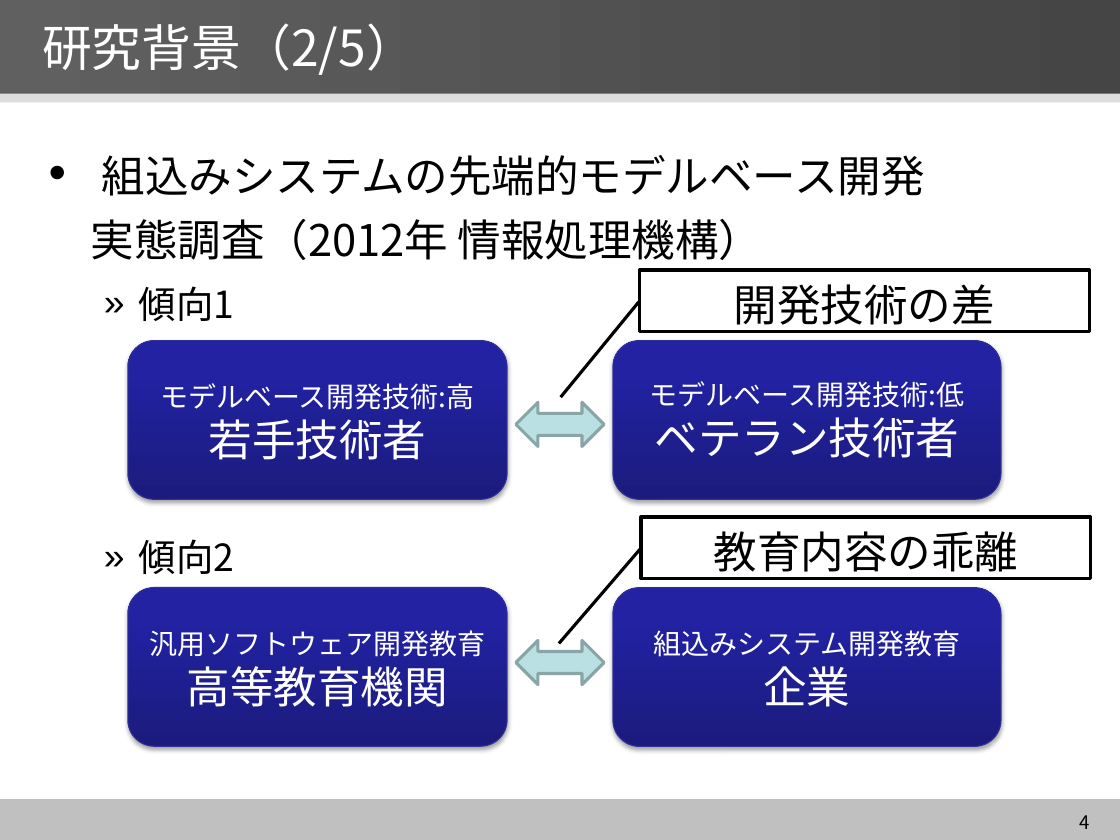
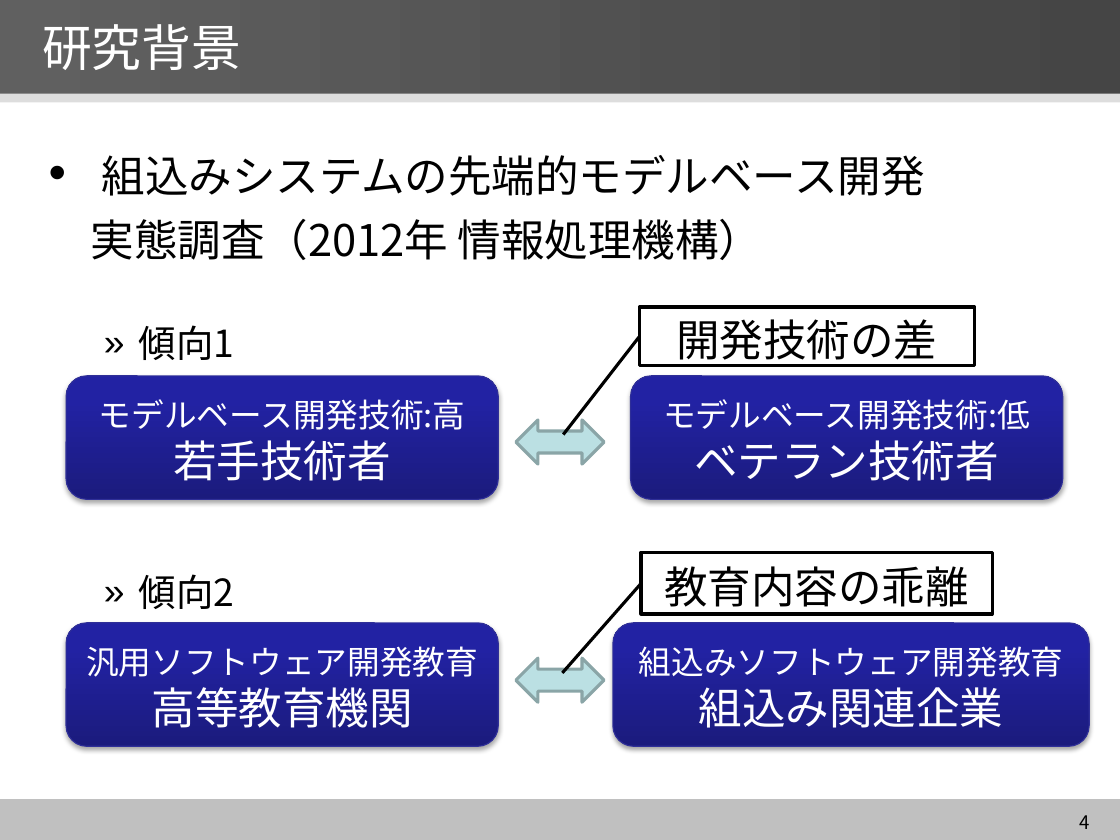
Before and after one commit to YutaNiimura/leJOS-OSEK, a slide deck: slide 4 of 中間発表関連/5I25新村祐太 中間発表スライドver2.0.pptx. Drawn at 1120x840 pixels with LibreOffice and Linux fonts; fonts in the diff are those of the drawing. Boxes give left, top, right and bottom in pixels: in the first picture for what was removed or moved away, otherwise in the second. Text is boxed around its words. In the diff, an @@ line names an element or a change of style, - is before the commit and + after.

```diff
--- a/中間発表関連/5I25新村祐太 中間発表スライドver2.0.pptx
+++ b/中間発表関連/5I25新村祐太 中間発表スライドver2.0.pptx
@@ title at <box>42,24,241,70</box>: text changed @@
-研究背景（2/5）
+研究背景
@@ text "傾向1": place and size @@
-text "傾向1" at <box>139,286,234,321</box>
+text "傾向1" at <box>139,325,234,360</box>
@@ border callout "開発技術の差" at <box>640,307,974,365</box>: proportions changed @@
@@ border callout "開発技術の差": place and size @@
-border callout "開発技術の差" at <box>640,270,1090,332</box>
+border callout "開発技術の差" at <box>640,307,974,365</box>
@@ rounded rectangle "モデルベース開発技術:高": place and size @@
-rounded rectangle "モデルベース開発技術:高" at <box>128,340,507,500</box>
+rounded rectangle "モデルベース開発技術:高" at <box>66,376,498,500</box>
@@ rounded rectangle "モデルベース開発技術:低": place and size @@
-rounded rectangle "モデルベース開発技術:低" at <box>613,340,1000,500</box>
+rounded rectangle "モデルベース開発技術:低" at <box>631,376,1063,500</box>
@@ text in rounded rectangle at <box>99,399,466,430</box>: size 18 to 21 pt in "モデルベース開発技術:高" @@
@@ text in rounded rectangle at <box>663,399,1030,430</box>: size 18 to 21 pt in "モデルベース開発技術:低" @@
@@ left right arrow: place and size @@
-left right arrow at <box>516,402,605,446</box>
+left right arrow at <box>516,420,605,464</box>
@@ text "傾向2": place and size @@
-text "傾向2" at <box>139,539,234,574</box>
+text "傾向2" at <box>139,574,234,609</box>
@@ border callout "教育内容の乖離": place and size @@
-border callout "教育内容の乖離" at <box>641,517,1091,579</box>
+border callout "教育内容の乖離" at <box>641,552,992,614</box>
@@ border callout "教育内容の乖離" at <box>641,552,992,614</box>: proportions changed @@
@@ rounded rectangle "汎用ソフトウェア開発教育": place and size @@
-rounded rectangle "汎用ソフトウェア開発教育" at <box>128,588,507,747</box>
+rounded rectangle "汎用ソフトウェア開発教育" at <box>66,623,498,746</box>
@@ rounded rectangle "組込みソフトウェア開発教育": place and size @@
-rounded rectangle "組込みソフトウェア開発教育" at <box>613,588,1000,747</box>
+rounded rectangle "組込みソフトウェア開発教育" at <box>613,623,1089,746</box>
@@ text in rounded rectangle at <box>86,646,478,677</box>: size 18 to 21 pt in "汎用ソフトウェア開発教育" @@
@@ left right arrow: place and size @@
-left right arrow at <box>516,641,605,684</box>
+left right arrow at <box>516,659,605,702</box>
@@ text in rounded rectangle at <box>639,646,1064,728</box>: text changed; size 18 to 21 pt @@
-組込みシステム開発教育
-企業
+組込みソフトウェア開発教育
+組込み関連企業
```
Also in this commit, not shown: 19 other slides changed, 2 slides removed, 2 other files.
